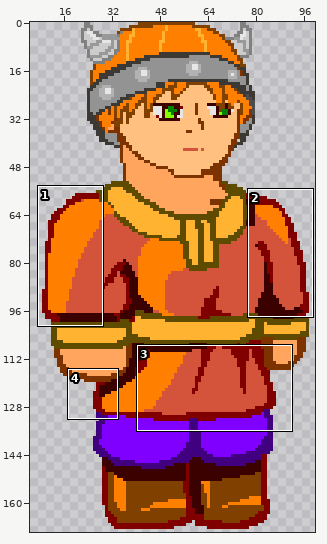
Two states of a sprite sheet, images/character1.png. Above: a wide view before the commit, with the close-up outlined.
Close-up. Before:
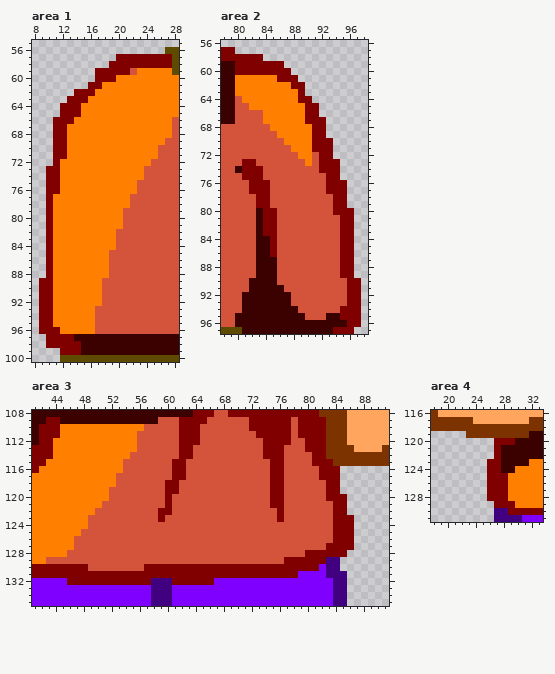
The file is 100x170 pixels. Shown: area 1: x 8..28, y 55..100; area 2: x 78..98, y 56..97; area 3: x 41..91, y 108..135; area 4: x 18..33, y 116..131. The wide view leaves out empty margins.
New version:
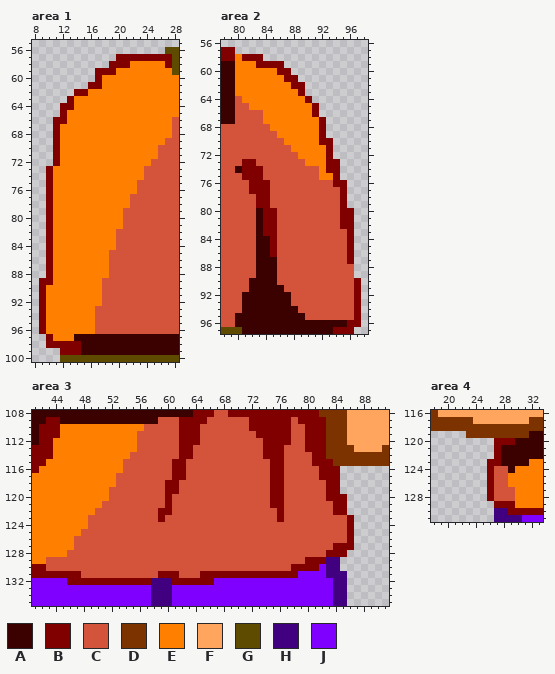
Palette (. is transparent): A #3b0000  B #800000  C #d4533b  D #7c3300  E #ff8000  F #ffa55d  G #5f4b00  H #400080  J #8000ff
From old to new:
--- area 1
@@ x 8..28 @@
  57 ............BBBBBBBBG
- 58 ...........BBBBBBBBBG
- 59 .........BBBBBCEEEEEG
- 60 .........BBBEEEEEEEEE
+ 58 ...........BBBEEEEEBG
+ 59 .........BBBEEEEEEEEG
+ 60 .........BEEEEEEEEEEE
  61 ........BBEEEEEEEEEEE
- 62 ......BBBEEEEEEEEEEEE
- 63 .....BBBEEEEEEEEEEEEE
- 64 ....BBBEEEEEEEEEEEEEE
- 65 ....BBBEEEEEEEEEEEEEE
- 66 ...BBBEEEEEEEEEEEEEEC
- 67 ...BBEEEEEEEEEEEEEEEC
- 68 ...BBEEEEEEEEEEEEEEEC
- 69 ...BBEEEEEEEEEEEEEECC
- 70 ...BBEEEEEEEEEEEEECCC
- 71 ...BBEEEEEEEEEEEEECCC
+ 62 ......BBEEEEEEEEEEEEE
+ 63 .....BEEEEEEEEEEEEEEE
+ 64 ....BBEEEEEEEEEEEEEEE
+ 65 ....BEEEEEEEEEEEEEEEE
+ 66 ...BBEEEEEEEEEEEEEEEC
+ 67 ...BEEEEEEEEEEEEEEEEC
+ 68 ...BEEEEEEEEEEEEEEEEC
+ 69 ...BEEEEEEEEEEEEEEECC
+ 70 ...BEEEEEEEEEEEEEECCC
+ 71 ...BEEEEEEEEEEEEEECCC
  72 ...BEEEEEEEEEEEEECCCC
- 73 ..BBEEEEEEEEEEEECCCCC
- 74 ..BBEEEEEEEEEEEECCCCC
- 75 ..BBEEEEEEEEEEECCCCCC
- 76 ..BBEEEEEEEEEEECCCCCC
+ 73 ..BEEEEEEEEEEEEECCCCC
+ 74 ..BEEEEEEEEEEEEECCCCC
+ 75 ..BEEEEEEEEEEEECCCCCC
+ 76 ..BEEEEEEEEEEEECCCCCC
  77 ..BEEEEEEEEEEECCCCCCC
@@ x 8..15 @@
  89 .BBEEEEE
- 90 .BBEEEEE
- 91 .BBEEEEE
- 92 .BBEEEEE
- 93 .BBEEEEE
- 94 .BBEEEEE
- 95 .BBEEEEE
- 96 .BBBEEEE
- 97 ..BBBBAA
+ 90 .BEEEEEE
+ 91 .BEEEEEE
+ 92 .BEEEEEE
+ 93 .BEEEEEE
+ 94 .BEEEEEE
+ 95 .BEEEEEE
+ 96 .BEEEEEE
+ 97 ..BEEEAA
  98 ..BBBBBA
--- area 2
@@ x 78..98 @@
 57 BB...................
-58 BBBBBB...............
-59 AABBBBBBB............
-60 AABBBBBBBB...........
-61 AAEEEEEEBBB..........
+58 BBEBBB...............
+59 AAEEEBBBB............
+60 AAEEEEEEBB...........
+61 AAEEEEEEEBB..........
 62 AAEEEEEEEEBB.........
 63 AAEEEEEEEEEB.........
-64 AACEEEEEEEEBB........
-65 AACCEEEEEEEEBB.......
-66 AACCCCEEEEEEBB.......
-67 AACCCCEEEEEEBBB......
-68 CCCCCCCEEEEEEBB......
-69 CCCCCCCCEEEEEBB......
-70 CCCCCCCCCEEEEBBB.....
-71 CCCCCCCCCCEEEBBB.....
-72 CCCCCCCCCCCEECBB.....
-73 CCCBBCCCCCCCECBBB....
-74 CCABBBCCCCCCCCBBB....
-75 CCCBBBCCCCCCCCCBB....
-76 CCCCBBBCCCCCCCCBBB...
-77 CCCCBBBCCCCCCCCBBB...
-78 CCCCCBBCCCCCCCCCBB...
-79 CCCCCBBCCCCCCCCCBB...
-80 CCCCCABBCCCCCCCCBBB..
+64 AACEEEEEEEEEB........
+65 AACCEEEEEEEEEB.......
+66 AACCCCEEEEEEEB.......
+67 AACCCCEEEEEEEEB......
+68 CCCCCCCEEEEEEEB......
+69 CCCCCCCCEEEEEEB......
+70 CCCCCCCCCEEEEEBB.....
+71 CCCCCCCCCCEEEEEB.....
+72 CCCCCCCCCCCEEEEB.....
+73 CCCBBCCCCCCCEEEBB....
+74 CCABBBCCCCCCCCEBB....
+75 CCCBBBCCCCCCCCEEB....
+76 CCCCBBBCCCCCCCCCBB...
+77 CCCCBBBCCCCCCCCCCB...
+78 CCCCCBBCCCCCCCCCCB...
+79 CCCCCBBCCCCCCCCCCB...
+80 CCCCCABBCCCCCCCCCBB..
 81 CCCCCABBCCCCCCCCCBB..
 82 CCCCCABBCCCCCCCCCBB..
-83 CCCCCABBCCCCCCCCCBB..
-84 CCCCCAABCCCCCCCCCBB..
-85 CCCCCAABCCCCCCCCCBB..
-86 CCCCCAABCCCCCCCCCBB..
-87 CCCCCAAACCCCCCCCCBB..
-88 CCCCCAAACCCCCCCCCBB..
-89 CCCCCAAACCCCCCCCCBB..
-90 CCCCAAAACCCCCCCCCCBB.
-91 CCCCAAAAACCCCCCCCCBB.
-92 CCCAAAAAAACCCCCCCCBB.
-93 CCCAAAAAAACCCCCCCCBB.
-94 CCCAAAAAAAACCCCCCBBB.
-95 CCAAAAAAAAAACCCAABBB.
+83 CCCCCABBCCCCCCCCCCB..
+84 CCCCCAABCCCCCCCCCCB..
+85 CCCCCAABCCCCCCCCCCB..
+86 CCCCCAABCCCCCCCCCCB..
+87 CCCCCAAACCCCCCCCCCB..
+88 CCCCCAAACCCCCCCCCCC..
+89 CCCCCAAACCCCCCCCCCC..
+90 CCCCAAAACCCCCCCCCCCB.
+91 CCCCAAAAACCCCCCCCCCB.
+92 CCCAAAAAAACCCCCCCCCB.
+93 CCCAAAAAAACCCCCCCCCB.
+94 CCCAAAAAAAACCCCCCCCB.
+95 CCAAAAAAAAAACCCCCCCB.
 96 CCAAAAAAAAAAAAAAAABB.
--- area 3
@@ x 77..81 @@
 109 BCBBB
-110 BCBBB
-111 BCBBB
+110 BCCBB
+111 BCCBB
 112 BCCBB
@@ x 41..91 @@
 122 EEEEEEEEECCCCCCCCCBBCCCCCCCCCCCCCCCBCCCCCCCBB......
-123 EEEEEEEECCCCCCCCCCBCCCCCCCCCCCCCCCCBCCCCCCCBBB.....
-124 EEEEEEEECCCCCCCCCCCCCCCCCCCCCCCCCCCCCCCCCCCBBB.....
-125 EEEEEEECCCCCCCCCCCCCCCCCCCCCCCCCCCCCCCCCCCCBBB.....
-126 EEEEEECCCCCCCCCCCCCCCCCCCCCCCCCCCCCCCCCCCCCBBB.....
-127 EEEEEECCCCCCCCCCCCCCCCCCCCCCCCCCCCCCCCCCCCBBBB.....
-128 EEEEECCCCCCCCCCCCCCCCCCCCCCCCCCCCCCCCCCBBBBBB......
-129 EECCCCCCCCCCCCCCCCCCCCCCCCCCCCCCCCCCBBBBBBHH.......
-130 BBBBBBBBCCCCCCCCBBBBBBBBBBBBBBBBBBBBBBBBBJHH.......
-131 BBBBBBBBBBBBBBBBBBBBBBBBBBBBBBBBBBBBBBJJJJHHH......
+123 EEEEEEEECCCCCCCCCCBCCCCCCCCCCCCCCCCBCCCCCCCCCB.....
+124 EEEEEEEECCCCCCCCCCCCCCCCCCCCCCCCCCCCCCCCCCCCCB.....
+125 EEEEEEECCCCCCCCCCCCCCCCCCCCCCCCCCCCCCCCCCCCCCB.....
+126 EEEEEECCCCCCCCCCCCCCCCCCCCCCCCCCCCCCCCCCCCCCCB.....
+127 EEEEEECCCCCCCCCCCCCCCCCCCCCCCCCCCCCCCCCCCCCBBB.....
+128 EEEEECCCCCCCCCCCCCCCCCCCCCCCCCCCCCCCCCCCCCBBB......
+129 EECCCCCCCCCCCCCCCCCCCCCCCCCCCCCCCCCCCCCBBBHH.......
+130 BBCCCCCCCCCCCCCCCCCCCCCCCCCCCCCCCCCCCBBBBJHH.......
+131 BBBBBBBCCCCCCCCCCCBBBCCCBBBBBBBBBBBBBBJJJJHHH......
 132 JJJJJBBBBBBBBBBBBHHHBBBBBBJJJJJJJJJJJJJJJJJHH......
--- area 4
@@ x 25..31 @@
 123 .BBAAAA
-124 .BBAAEE
-125 .BBBEEE
-126 .BBBEEE
-127 .BBBEEE
-128 .BBBEEE
+124 .BCCAEE
+125 .BCCEEE
+126 .BCCEEE
+127 .BCCCEE
+128 .BCCCEE
 129 ..BBBEE
Pixel boxes of the changes (left, top, right, bottom) in both close-ups:
changed: (53, 61, 165, 194)
changed: (46, 285, 74, 341)
changed: (235, 54, 354, 320)
changed: (298, 424, 305, 438)
changed: (46, 515, 347, 578)
changed: (494, 466, 515, 501)
